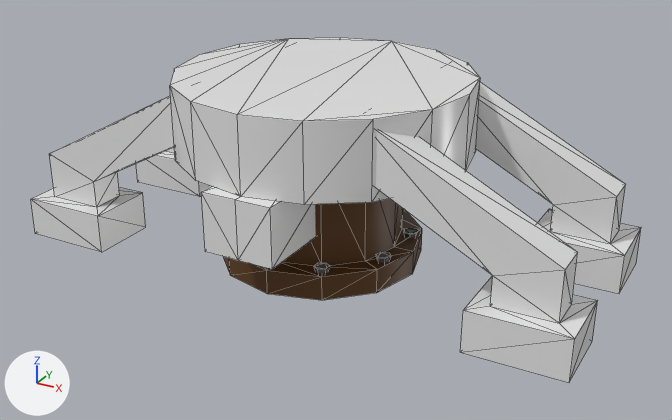
Renders of the OBJ model assets/models/buildings/well_pump.obj from each side of a commit.
The view is the same before and after, from a 50 mm lens placed at (2.6, -4.54, 2.58), pointed at (0.11, -0.02, 0.31). Lighting does not change. The marker at lower left points along +X, +Y and +Z. Mesh edges are drawn as thin lines. Where no turn or scale is listed for an object, it has been applied to the vertices.

In view in the first picture: 'Cylinder_Cylinder.001', 'pie_Cylinder.003'.
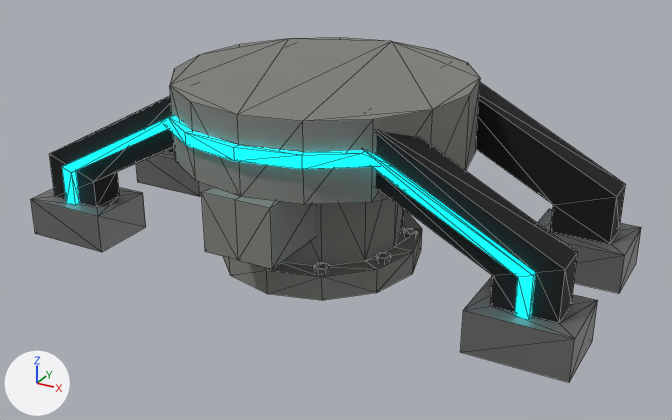
Commit message: improved well pump model

Edits to the bpy script that builds the scene:
```text
Change mat_material_002:
    mat_material_002.base_color: (0.107, 0.0422, 0.00678) -> (0.21, 0.214, 0.195)  # brown #5c3a14 -> grey #7e7f7a
Add mat_material:
    mat_material = principled_material('Material')
    mat_material.base_color = (0.0, 0.0, 0.0)  # black #000000
    mat_material.roughness = 0.776
Add mat_material_001:
    mat_material_001 = principled_material('Material.001')
    mat_material_001.base_color = (0.0, 0.0, 0.0)  # black #000000
    mat_material_001.emission_color = (0.0, 0.906, 1.0)  # cyan #00f4ff
    mat_material_001.emission_strength = 2.0
Change me_cylinder_cylinder_001:
    used by ob_cylinder_cylinder_001; location = (0.0, 0.0, 0.0)
    remove me_cylinder_cylinder_001.from_pydata(...)  # 124 vertices, 220 faces; spans x -1.76..1.76, y -0.89..0.95, z 0.0..1.13
    add me_cylinder_cylinder_001.from_pydata(...)  # 267 vertices, 431 faces; spans x -1.76..1.76, y -0.89..0.95, z 0.0..1.13
    me_cylinder_cylinder_001 part 1
    16 faces are deleted
    99 vertices are added at x -0.62..1.52, y -0.62..0.62, z 0.0..1.01
    12 new vertices lie (0.0, 0.0, 0.91) away from vertices in x -0.4..0.4, y -0.4..0.4, z 0.0
    12 new vertices lie (0.0, 0.0, 0.61) away from vertices in x -0.5..0.5, y -0.5..0.5, z 0.15
    12 new vertices lie (0.0, 0.0, 0.15) away from vertices in x -0.62..0.62, y -0.62..0.62, z 0.0
    8 new vertices lie (0.0, 0.04, 0.0) away from vertices in x -0.59..1.52, y -0.6..0.46, z 0.18..0.24
    132 new faces join them, mat_material_002 (grey #7e7f7a)
    81 new faces join them, mat_material_003 (grey #8f8f8f)
    14 new faces join them, mat_material (black #000000)
    me_cylinder_cylinder_001 part 2: 72 faces spanning x -0.9..0.9, y -0.89..0.95, z 0.33..1.13 switch from mat_none (white #e7e7e7) to mat_material_002 (grey #7e7f7a)
    me_cylinder_cylinder_001 part 3: 72 faces spanning x -1.76..1.76, y -0.67..0.78, z 0.0..0.24 switch from mat_none (white #e7e7e7) to mat_material_003 (grey #8f8f8f)
    me_cylinder_cylinder_001 part 4: 60 faces spanning x -1.65..1.65, y -0.56..0.67, z 0.24..1.12 switch from mat_none (white #e7e7e7) to mat_material (black #000000)
Add me_cylinder_002:
    me_cylinder_002.from_pydata(...)  # 44 vertices, 56 faces; spans x -0.74..0.74, y -0.89..0.99, z 0.89..0.97
    me_cylinder_002.materials.append(mat_material_001)  # black #000000
Add me_cylinder_001:
    me_cylinder_001.from_pydata(...)  # 48 vertices, 56 faces; spans x -1.52..1.52, y -0.6..0.71, z 0.24..1.01
    me_cylinder_001.materials.append(mat_material_001)  # black #000000
Remove ob_pie_cylinder_003:
    ob_pie_cylinder_003 = bpy.data.objects.new('pie_Cylinder.003', me_pie_cylinder_003)
    ob_pie_cylinder_003.location = (0.0, 0.0, 0.0)
Add ob_cylinder_002:
    ob_cylinder_002 = bpy.data.objects.new('Cylinder.002', me_cylinder_002)
    ob_cylinder_002.location = (0.0, 0.0, 0.0)
Add ob_cylinder_001:
    ob_cylinder_001 = bpy.data.objects.new('Cylinder.001', me_cylinder_001)
    ob_cylinder_001.location = (0.0, 0.0, 0.0)
```

What differs and where, as boxes [x1, y1, x2, y2] in the pictures (672 x 420 px):
'Cylinder_Cylinder.001', recoloured, reshaped: [31, 38, 641, 382] in both
'pie_Cylinder.003', deleted (brown): before [223, 199, 422, 300]
    faces in mat_material_002 (brown #5c3a14): [223, 199, 422, 300]
    faces in mat_material_003 (grey #8f8f8f): [314, 228, 418, 274]
'Cylinder.001', added: after [62, 120, 536, 320]
'Cylinder.002', added: after [164, 115, 391, 169]
part 1 of me_cylinder_cylinder_001, built on: [170, 39, 565, 323] in both
part 2 of me_cylinder_cylinder_001, recoloured (white to grey): [170, 38, 480, 269] in both
part 3 of me_cylinder_cylinder_001, recoloured: [31, 151, 641, 382] in both
part 4 of me_cylinder_cylinder_001, recoloured (grey to black): [49, 82, 626, 323] in both
